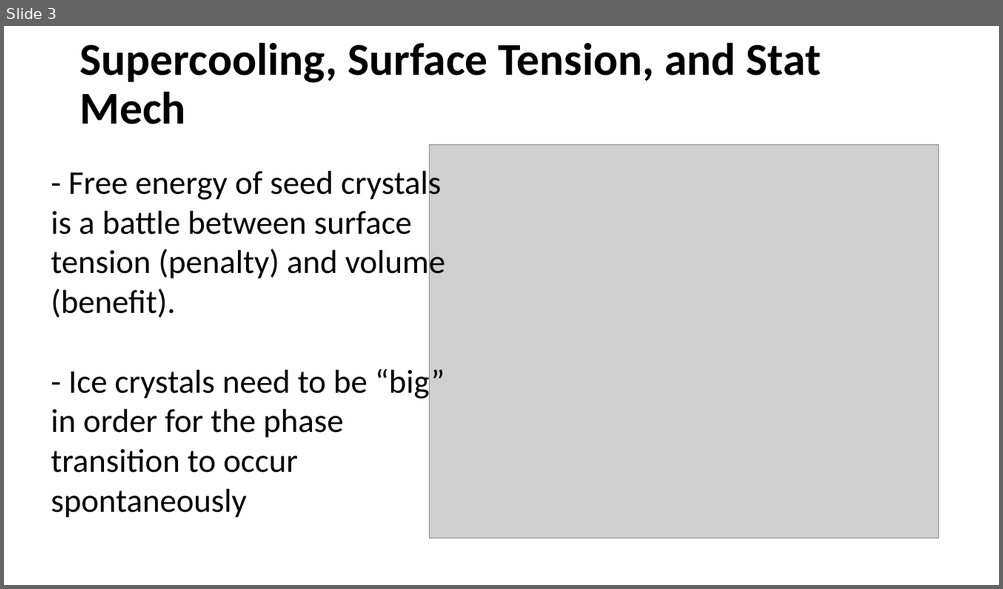
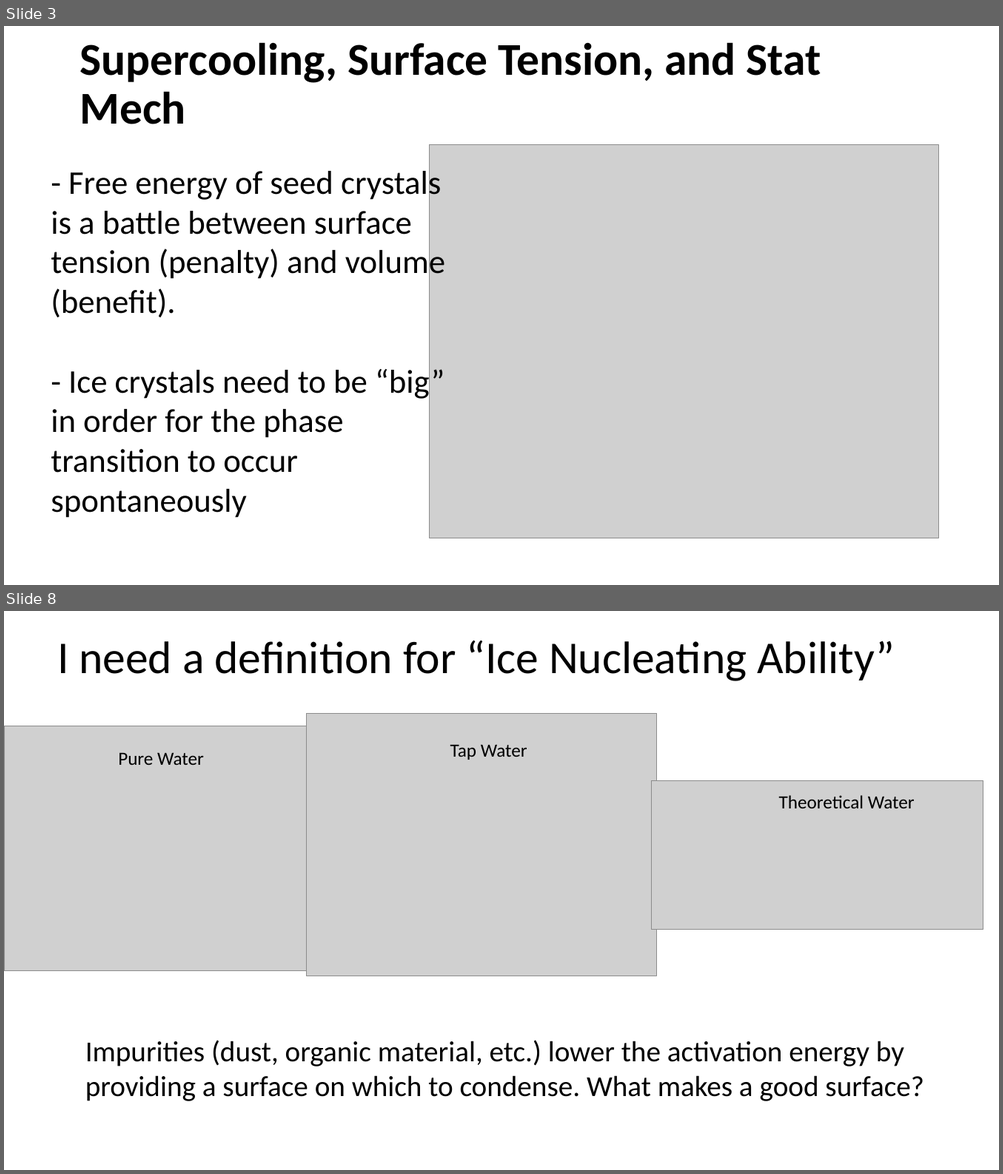
Before and after one commit to AndrewLoeppky/phys509, a slide deck: Atmospheric Ice Nuclei.ppt. Shown one above the other, each under a label of ours: slide 3 before the commit, slides 3 and 8 after it; the slides between them are not shown. The pictures are 1003x589 and 1003x1174 pixels, drawn with LibreOffice and Linux fonts; fonts in the diff are those of the drawing; grey boxes stand for pictures. Boxes give left, top, right and bottom in pixels: in the first picture for what was removed or moved away, otherwise in the second. Text is boxed around its words. In the diff, an @@ line names an element or a change of style, - is before the commit and + after.

```diff
--- a/Atmospheric Ice Nuclei.ppt
+++ b/Atmospheric Ice Nuclei.ppt
@@ slide 8 added at [4,611,999,1170], background #FFFFFF @@
@@ title added at [57,640,894,681], 44 pt, text #000000 @@
+I need a definition for “Ice Nucleating Ability”
@@ picture added at [306,713,657,976] @@
@@ picture added at [4,726,330,971] @@
@@ text added at [118,753,204,765], 18 pt, text #000000 @@
+Pure Water
@@ text added at [450,745,527,760], 18 pt, text #000000 @@
+Tap Water
@@ picture added at [650,780,982,929] @@
@@ text added at [779,795,914,809], 18 pt, text #000000 @@
+Theoretical Water
@@ text added at [85,1040,924,1102], 28 pt, text #000000 @@
+Impurities (dust, organic material, etc.) lower the activation energy by providing a surface on which to condense. What makes a good surface?
```
Also in this commit, not shown: 5 slides changed, 3 other slides added, 1 slide removed, 7 other files.
